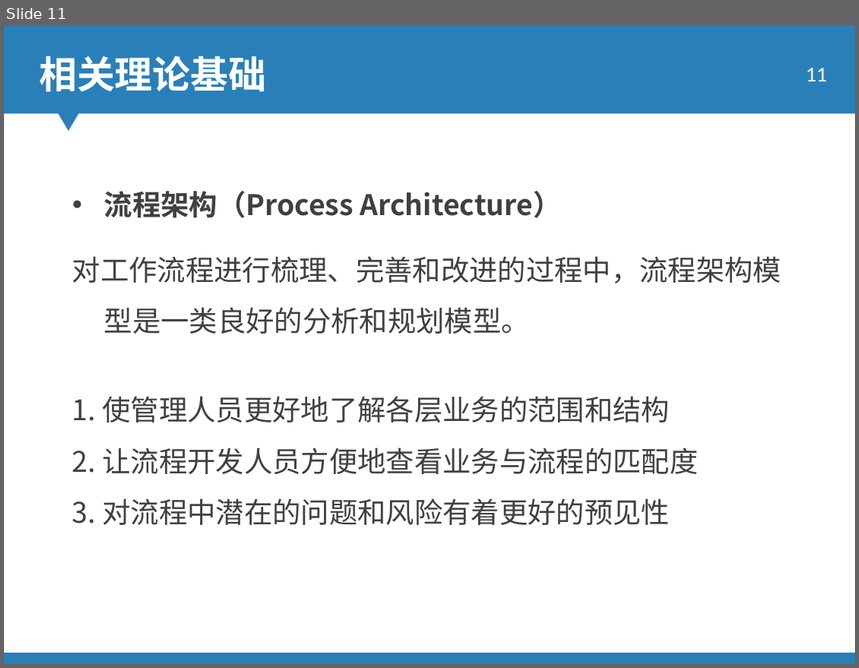
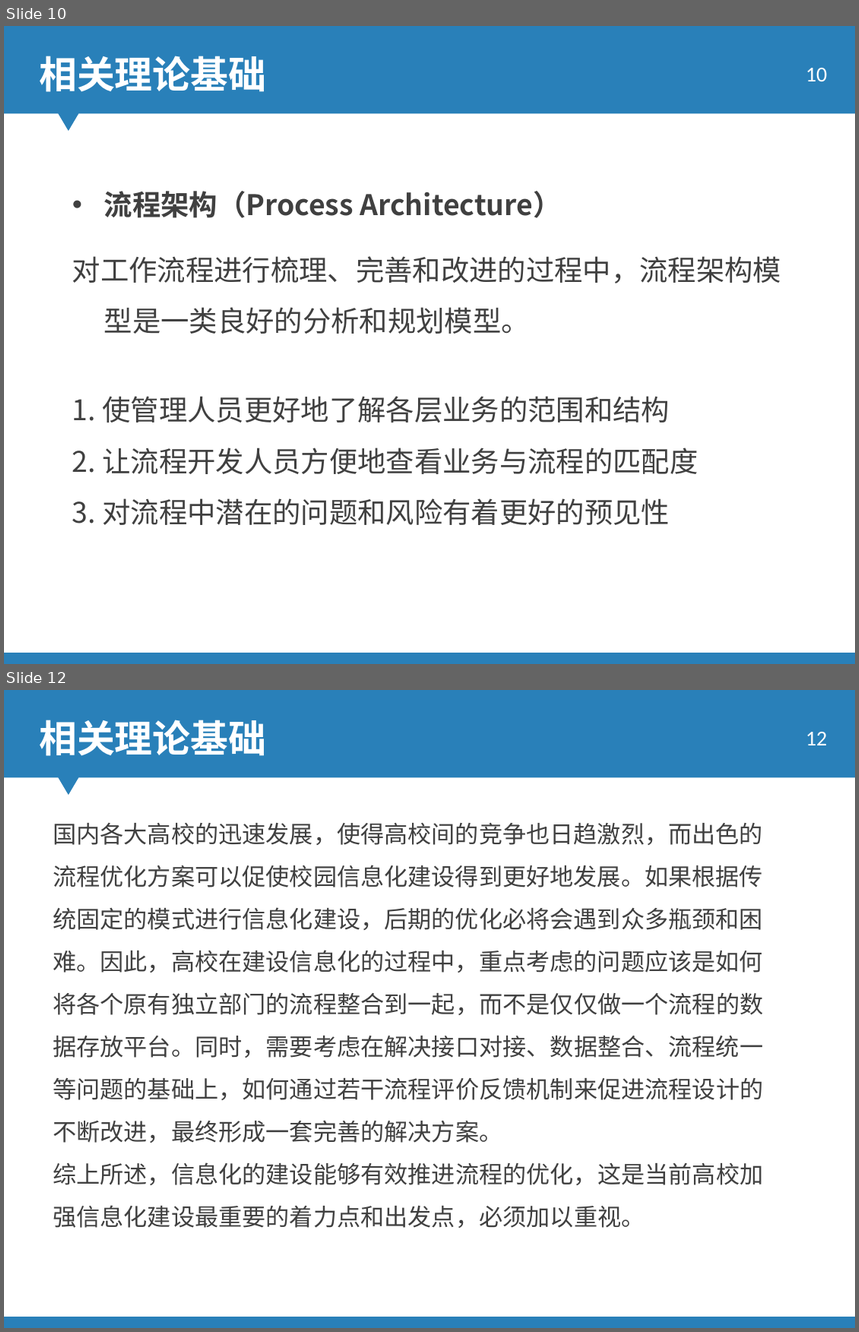
Before and after one commit to ky4910/KimThesis, a slide deck: 答辩_0610_JY.ppt. Shown one above the other, each under a label of ours: slide 11 before the commit, slides 10 and 12 after it; the slides between them are not shown. The pictures are 859x668 and 859x1332 pixels, drawn with LibreOffice and Linux fonts; fonts in the diff are those of the drawing; background and template pictures are left out. Boxes give left, top, right and bottom in pixels: in the first picture for what was removed or moved away, otherwise in the second. Text is boxed around its words. In the diff, an @@ line names an element or a change of style, - is before the commit and + after.

```diff
--- a/答辩_0610_JY.ppt
+++ b/答辩_0610_JY.ppt
@@ slide 12 added at (4,690,855,1328), background picture (left out); not listed: 2 template elements that a slide beside it also shows @@
@@ text added at (39,720,266,756), 32 pt, text #FFFFFF, bold @@
+相关理论基础
@@ page number added at (806,732,827,745), 18 pt, text #FFFFFF @@
+12
@@ text added at (53,823,763,1228), 20 pt, text #404040 @@
+国内各大高校的迅速发展，使得高校间的竞争也日趋激烈，而出色的流程优化方案可以促使校园信息化建设得到更好地发展。如果根据传统固定的模式进行信息化建设，后期的优化必将会遇到众多瓶颈和困难。因此，高校在建设信息化的过程中，重点考虑的问题应该是如何将各个原有独立部门的流程整合到一起，而不是仅仅做一个流程的数据存放平台。同时，需要考虑在解决接口对接、数据整合、流程统一等问题的基础上，如何通过若干流程评价反馈机制来促进流程设计的不断改进，最终形成一套完善的解决方案。
+综上所述，信息化的建设能够有效推进流程的优化，这是当前高校加强信息化建设最重要的着力点和出发点，必须加以重视。
@@ what was slide 11 is now slide 10 @@
@@ page number at (806,68,827,81): text changed @@
-11
+10
```
Also in this commit, not shown: 6 slides changed, 19 other slides added, 13 slides removed, 1 other file.
